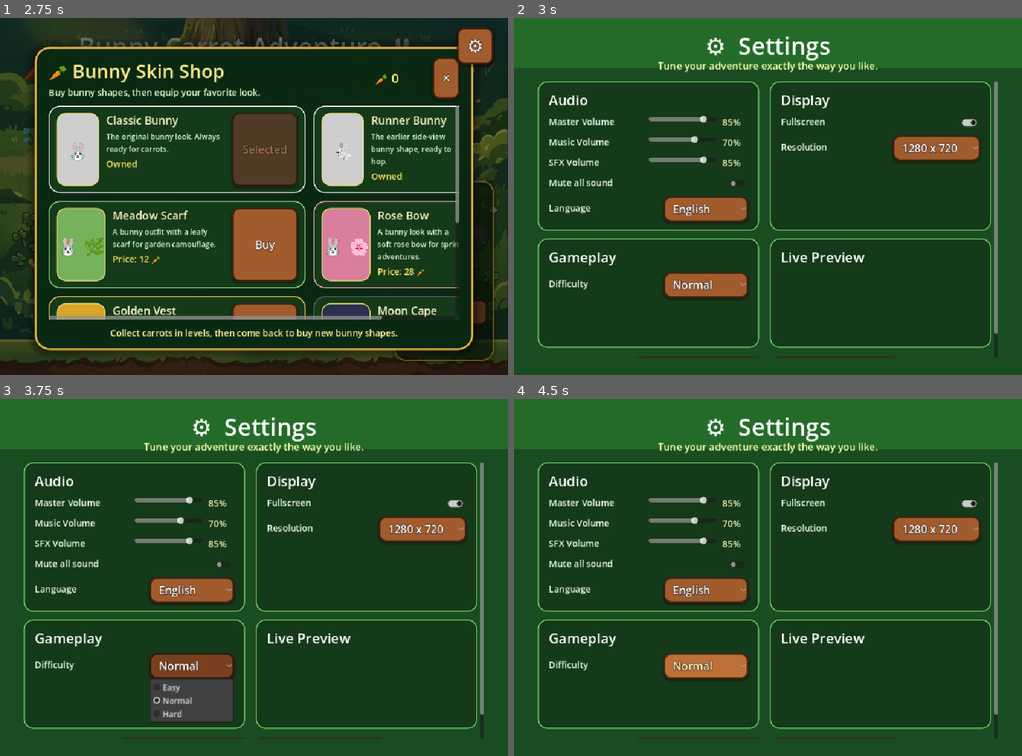
Above: before the commit, frames 1-4 (two rows, left to right).
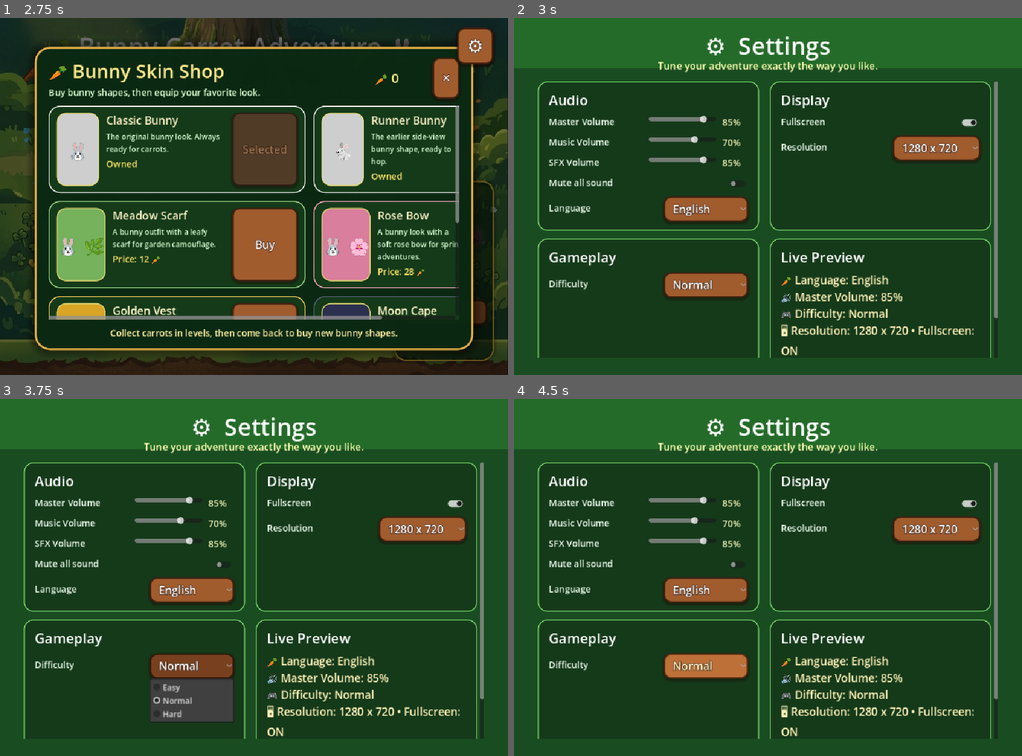
Above: after the commit, the same moments.

Repository: hamzabasem900-source/RUBBY
Game: Godot game, scene res://scenes/MainMenu.tscn
Same seed, same stepped clock (60 frames per second), same inputs: the game is played once before the commit and once after it.
Inputs:
- Up to frame 1 (2.75 s): click "Skins" at 0.5 s; click "▶ Start Game" at 1.25 s; click "▶ Start Game" at 2 s
- Up to frame 2 (3 s): click "⚙" at 2.75 s
- Up to frame 3 (3.75 s): click "Normal" at 3.5 s
- Up to frame 4 (4.5 s): click "Normal" at 4.25 s

Frame 1 is identical in both runs. In frame 2, 2.2% of the frame differs, in the area x 4-96%, y 72-96%; in frame 3, 2.2%; in frame 4, 2.2%.
Error before the commit: Invalid call. Nonexistent function 'get_display_status_text' in base 'Node (settings_manager.gd)'. (res://scripts/settings_menu.gd:267)

Commit message:
Adjust settings preview and looped audio

Diff:
--- a/scripts/audio_manager.gd
+++ b/scripts/audio_manager.gd
@@ -85,7 +85,7 @@
 		return
 	var should_loop := loop or MUSIC_KEYS.has(sound_name)
 	_set_stream_loop(p.stream, should_loop)
-	if MUSIC_KEYS.has(sound_name) and p.playing:
+	if should_loop and p.playing:
 		return
 	p.play()
 
--- a/scripts/settings_manager.gd
+++ b/scripts/settings_manager.gd
@@ -212,7 +212,6 @@
 		"fullscreen": "Fullscreen",
 		"resolution": "Resolution",
 		"windowed": "Windowed",
-		"applied_display": "Applied display",
 		"reset": "Reset Defaults",
 		"back": "Back",
 		"back_to_menu": "Back to Menu",
@@ -324,7 +323,6 @@
 		"fullscreen": "ملء الشاشة",
 		"resolution": "الدقة",
 		"windowed": "نافذة",
-		"applied_display": "العرض المطبق",
 		"reset": "استعادة الافتراضي",
 		"back": "رجوع",
 		"back_to_menu": "رجوع للقائمة",
--- a/scripts/settings_menu.gd
+++ b/scripts/settings_menu.gd
@@ -267,8 +267,7 @@
 	_preview_label.text = "🥕 " + SettingsManager.text("language") + ": " + str(SettingsManager.get_setting("language")) + "\n" + \
 		"🔊 " + SettingsManager.text("master_volume") + ": " + str(int(float(SettingsManager.get_setting("master_volume")) * 100.0)) + "%\n" + \
 		"🎮 " + SettingsManager.text("difficulty") + ": " + SettingsManager.option_text("difficulty", str(SettingsManager.get_setting("difficulty"))) + "\n" + \
-		"🖥 " + SettingsManager.text("resolution") + ": " + str(SettingsManager.get_setting("resolution")) + " • " + SettingsManager.text("fullscreen") + ": " + fullscreen_state + "\n" + \
-		"✅ " + SettingsManager.text("applied_display") + ": " + SettingsManager.get_display_status_text()
+		"🖥 " + SettingsManager.text("resolution") + ": " + str(SettingsManager.get_setting("resolution")) + " • " + SettingsManager.text("fullscreen") + ": " + fullscreen_state
 
 func _refresh_language(_language: String) -> void:
 	for label in _labels:
